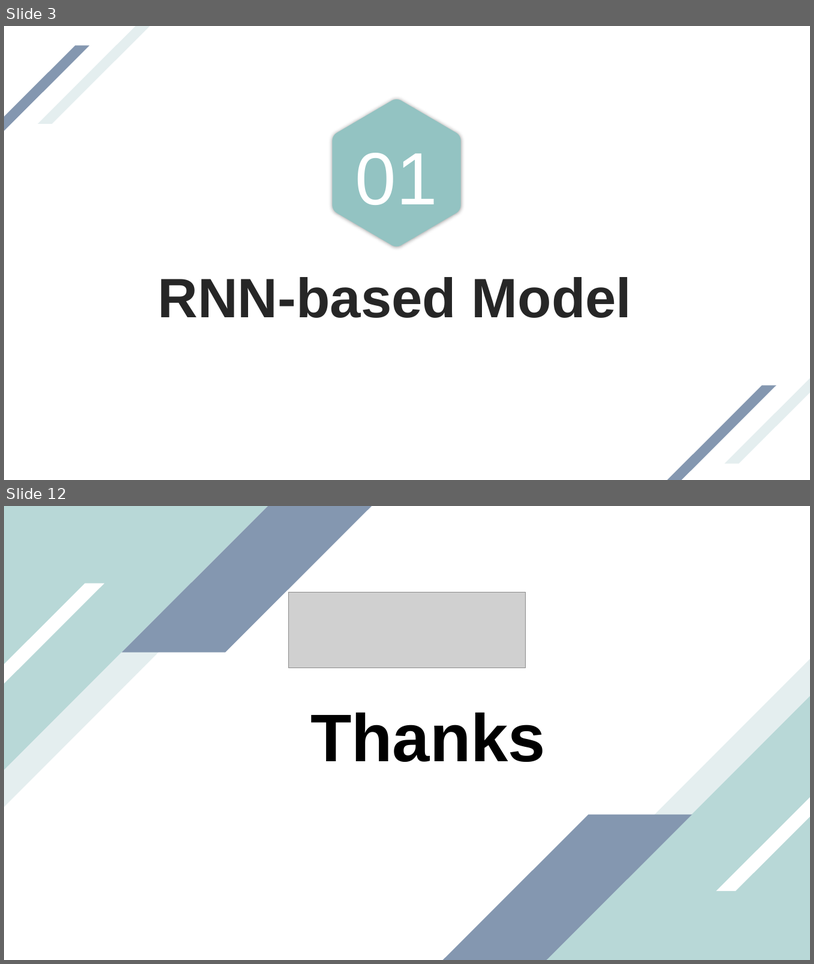
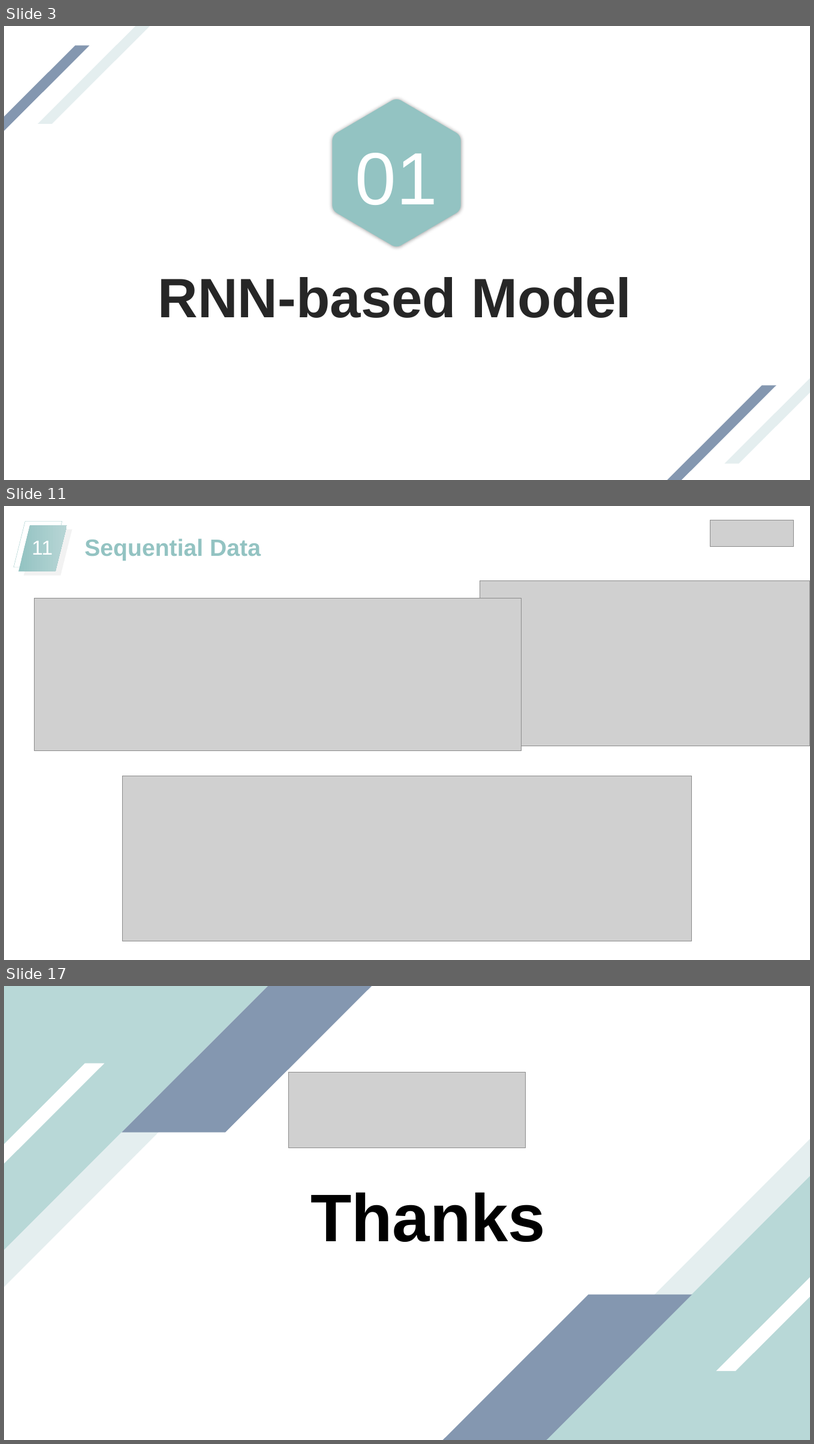
Before and after one commit to Rcrossmeister/CI, a slide deck: Pre/CI-Presentation-hongzijin.pptx. Shown one above the other, each under a label of ours: slides 3 and 12 before the commit, slides 3, 11 and 17 after it; the slides between them are not shown. The pictures are 814x964 and 814x1444 pixels, drawn with LibreOffice and Linux fonts; fonts in the diff are those of the drawing; grey boxes stand for pictures. Boxes give left, top, right and bottom in pixels: in the first picture for what was removed or moved away, otherwise in the second. Text is boxed around its words. In the diff, an @@ line names an element or a change of style, - is before the commit and + after.

```diff
--- a/Pre/CI-Presentation-hongzijin.pptx
+++ b/Pre/CI-Presentation-hongzijin.pptx
@@ slide 11 added at [4, 506, 810, 960], background #FFFFFF @@
@@ parallelogram added at [14, 521, 62, 567], outline #BAD7D7 0.25 pt @@
@@ picture added at [711, 520, 794, 547] @@
@@ parallelogram added at [18, 525, 67, 571], fill gradient #93C3C2 to #B7D5D5 @@
@@ parallelogram added at [24, 529, 72, 576], fill #F2F2F2 @@
@@ page number added at [32, 541, 53, 555], 24 pt, text #FFFFFF @@
+11
@@ text added at [84, 538, 261, 561], 28 pt, text #93C3C2, bold @@
+Sequential Data
@@ picture added at [480, 581, 810, 746] @@
@@ picture added at [34, 598, 522, 750] @@
@@ picture added at [123, 776, 692, 941] @@
@@ what was slide 12 is now slide 17 @@
```
Also in this commit, not shown: 1 slide changed, 11 other slides added, 7 slides removed, 15 other files.
